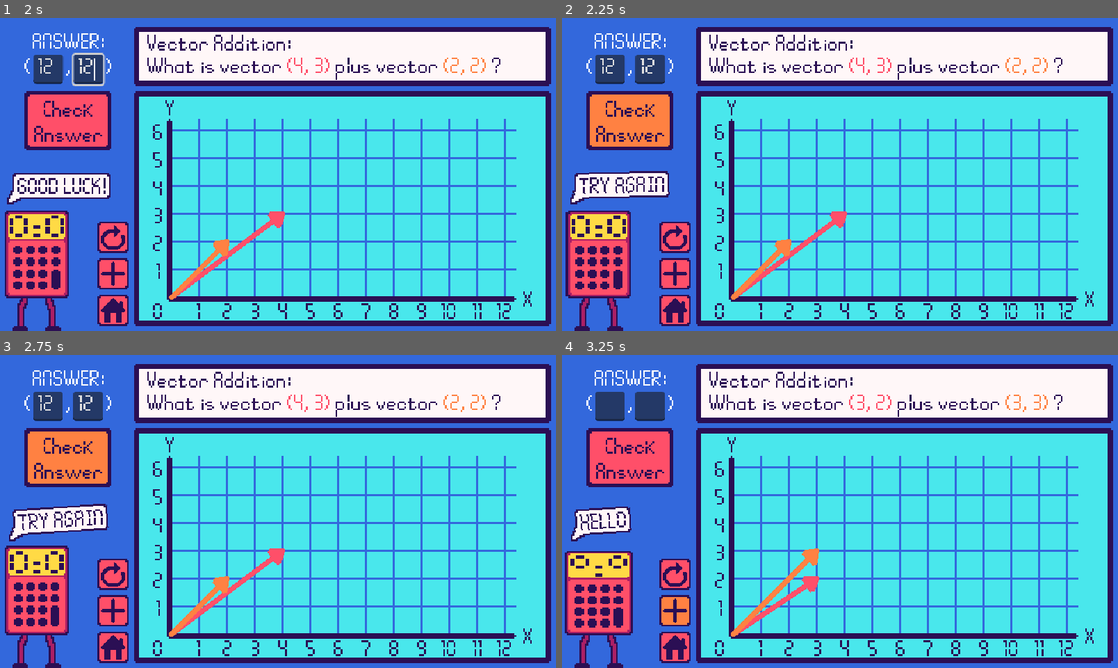
Above: before the commit, frames 1-4 (two rows, left to right).
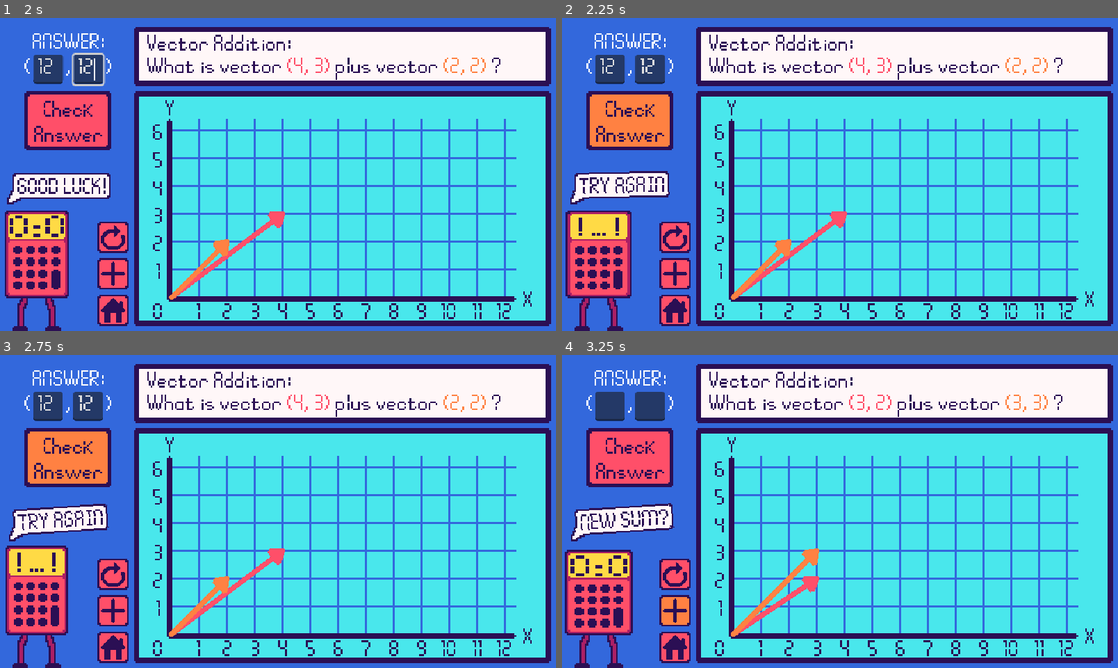
Above: after the commit, the same moments.

Repository: KyleTiley/VectorMathGame
Game: Godot game, scene res://Game/game.tscn
Two runs of this game, one before a commit and one after it. Both use one fixed random seed, a clock stepped at 60 frames per second and the inputs below.
Inputs (mouse positions are in pixels of both pictures, inside the frame that each line leads up to):
- Up to frame 1 (2 s): click "Addition" at 0.5 s; click (61, 68) at 1.27 s; type "12" at 1.35 s; click (100, 68) at 1.5 s; type "12" at 1.58 s
- Up to frame 2 (2.25 s): click "Check Answer" at 2 s
- Up to frame 3 (2.75 s): no input
- Up to frame 4 (3.25 s): click (673, 611) at 2.75 s

Frame 1 is identical in both runs. In frame 2, 0.4% of the frame differs, in the area x 1-13%, y 61-90%; in frame 3, 0.5%; in frame 4, 1.0%, in the area x 0-21%, y 47-84%.

Commit message:
pretty much done

Diff:
--- a/Game/Calculator/calculator.gd
+++ b/Game/Calculator/calculator.gd
@@ -7,6 +7,7 @@
 	IDLE,
 	SPEAKING,
 	CELEBRATING,
+	WRONG
 }
 
 func _input(event):
@@ -19,13 +20,15 @@
 	match state:
 		CalculatorState.IDLE:
 			animation_player.play("idle")
-			send_dialogue("HELLO")
 		CalculatorState.SPEAKING:
 			pass
 		CalculatorState.CELEBRATING:
 			animation_player.play("celebrate")
 			send_dialogue("WELL DONE!")
 			speech_bubble.show()
+		CalculatorState.WRONG:
+			animation_player.play("wrong_answer")
+
 
 func send_dialogue(dialogue_text : String):
 	speech_bubble.change_text(dialogue_text)
@@ -54,3 +57,7 @@
 
 func _on_button_home_mouse_exited():
 	speech_bubble.hide()
+
+func _on_animation_player_animation_finished(wrong_answer):
+	change_state(CalculatorState.IDLE)
+	speech_bubble.hide()
--- a/Game/Calculator/calculator.tscn
+++ b/Game/Calculator/calculator.tscn
@@ -8,6 +8,8 @@
 [ext_resource type="Texture2D" uid="uid://c8anpatxyjgy6" path="res://Game/Calculator/Face/stale.png" id="5_emvpp"]
 [ext_resource type="Texture2D" uid="uid://pew4qwwbq33l" path="res://Game/Calculator/Face/smile.png" id="6_ikmsb"]
 [ext_resource type="Texture2D" uid="uid://de323ilak1dxf" path="res://Game/Calculator/Face/uwu.png" id="8_mlg6j"]
+[ext_resource type="Texture2D" uid="uid://bfx47ho7fq8lr" path="res://Game/Calculator/Face/think.png" id="9_i542u"]
+[ext_resource type="Texture2D" uid="uid://cyskuf8ptvr4h" path="res://Game/Calculator/Face/thought.png" id="10_gapdv"]
 
 [sub_resource type="Animation" id="Animation_tbell"]
 length = 0.001
@@ -195,12 +197,65 @@
 "values": [0.0, 0.0872665, 0.0, -0.0872665, 0.0]
 }
 
+[sub_resource type="Animation" id="Animation_e5v65"]
+resource_name = "wrong_answer"
+length = 3.5
+tracks/0/type = "value"
+tracks/0/imported = false
+tracks/0/enabled = true
+tracks/0/path = NodePath("Body:position")
+tracks/0/interp = 1
+tracks/0/loop_wrap = true
+tracks/0/keys = {
+"times": PackedFloat32Array(0, 0.4, 0.7, 1.1, 1.4, 1.8, 2.1, 2.5, 2.8, 3.2, 3.5),
+"transitions": PackedFloat32Array(1, 1, 1, 1, 1, 1, 1, 1, 1, 1, 1),
+"update": 0,
+"values": [Vector2(0, 2), Vector2(5.36442e-07, 6), Vector2(0, 2), Vector2(5.36442e-07, 6), Vector2(0, 2), Vector2(5.36442e-07, 6), Vector2(0, 2), Vector2(5.36442e-07, 6), Vector2(0, 2), Vector2(5.36442e-07, 6), Vector2(0, 2)]
+}
+tracks/1/type = "value"
+tracks/1/imported = false
+tracks/1/enabled = true
+tracks/1/path = NodePath("Body:scale")
+tracks/1/interp = 1
+tracks/1/loop_wrap = true
+tracks/1/keys = {
+"times": PackedFloat32Array(0, 0.4, 0.7, 1.1, 1.4, 1.8, 2.1, 2.5, 2.8, 3.2, 3.5),
+"transitions": PackedFloat32Array(1, 1, 1, 1, 1, 1, 1, 1, 1, 1, 1),
+"update": 0,
+"values": [Vector2(2, 2), Vector2(2.22222, 1.84615), Vector2(2, 2), Vector2(2.22222, 1.84615), Vector2(2, 2), Vector2(2.22222, 1.84615), Vector2(2, 2), Vector2(2.22222, 1.84615), Vector2(2, 2), Vector2(2.22222, 1.84615), Vector2(2, 2)]
+}
+tracks/2/type = "value"
+tracks/2/imported = false
+tracks/2/enabled = true
+tracks/2/path = NodePath("Body/Face:texture")
+tracks/2/interp = 1
+tracks/2/loop_wrap = true
+tracks/2/keys = {
+"times": PackedFloat32Array(0, 1, 3.5),
+"transitions": PackedFloat32Array(1, 1, 1),
+"update": 1,
+"values": [ExtResource("10_gapdv"), ExtResource("9_i542u"), ExtResource("9_i542u")]
+}
+tracks/3/type = "value"
+tracks/3/imported = false
+tracks/3/enabled = true
+tracks/3/path = NodePath("Body:rotation")
+tracks/3/interp = 1
+tracks/3/loop_wrap = true
+tracks/3/keys = {
+"times": PackedFloat32Array(0),
+"transitions": PackedFloat32Array(1),
+"update": 0,
+"values": [0.0]
+}
+
 [sub_resource type="AnimationLibrary" id="AnimationLibrary_kkvm0"]
 _data = {
 "RESET": SubResource("Animation_tbell"),
 "celebrate": SubResource("Animation_8j0vu"),
 "idle": SubResource("Animation_kko7p"),
-"idle_bubble": SubResource("Animation_sbmmg")
+"idle_bubble": SubResource("Animation_sbmmg"),
+"wrong_answer": SubResource("Animation_e5v65")
 }
 
 [node name="Calculator" type="Node2D"]
@@ -233,3 +288,5 @@
 libraries = {
 "": SubResource("AnimationLibrary_kkvm0")
 }
+
+[connection signal="animation_finished" from="AnimationPlayer" to="." method="_on_animation_player_animation_finished"]
--- a/Game/Levels/VectorAddition.gd
+++ b/Game/Levels/VectorAddition.gd
@@ -115,7 +115,7 @@
 		next_question = true
 	else:
 		calculator.speech_bubble.show()
-		calculator.change_state(calculator.CalculatorState.SPEAKING)
+		calculator.change_state(calculator.CalculatorState.WRONG)
 		calculator.send_dialogue("TRY AGAIN")
 
 func _on_button_new_pressed():
Not shown: 1 places in Game/Calculator/calculator.tscn that only renumber resources
